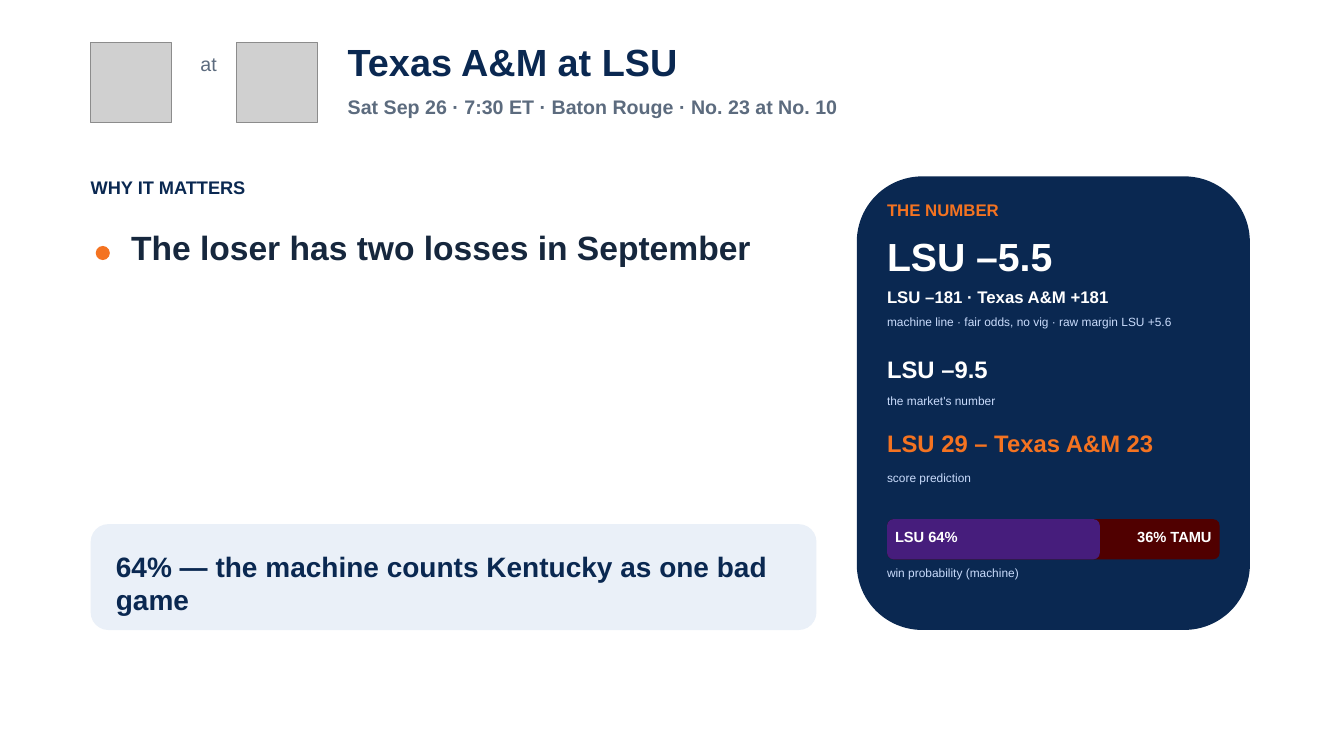
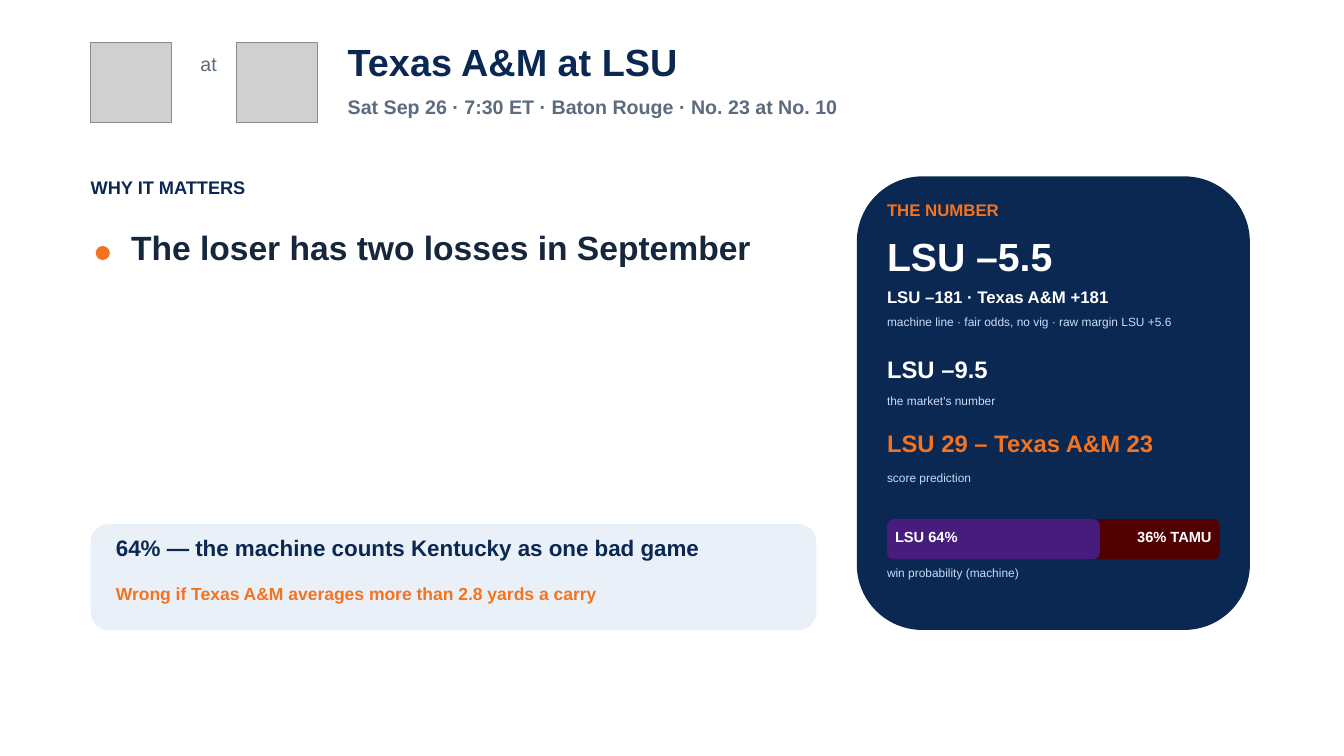
Before and after one commit to lucasalvarezflorida-lab/ncaa-fbs-analytics, a slide deck: slide 18 of decks/2026_Week4_Episode5.pptx. Drawn at 1344x756 pixels with LibreOffice and Linux fonts; fonts in the diff are those of the drawing; grey boxes stand for pictures. Boxes give left, top, right and bottom in pixels: in the first picture for what was removed or moved away, otherwise in the second. Text is boxed around its words. In the diff, an @@ line names an element or a change of style, - is before the commit and + after.

```diff
--- a/decks/2026_Week4_Episode5.pptx
+++ b/decks/2026_Week4_Episode5.pptx
@@ text "64% — the machine counts ...": place and size @@
-text "64% — the machine counts ..." at (116,556,767,616)
+text "64% — the machine counts ..." at (116,539,699,561)
@@ text "64% — the machine counts ..." at (116,539,699,561): size 20 to 16 pt @@
@@ text added at (116,587,597,604), 12.5 pt, text #F47321, bold @@
+Wrong if Texas A&M averages more than 2.8 yards a carry
```
Also in this commit, not shown: 4 other slides changed, 2 other files.
